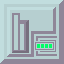
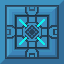
Two versions of the same layered image (64x64). Layer-by-layer changes:
removed layer "Layer 5" over [0, 0, 64, 64]
removed layer "Layer 2" over [0, 0, 64, 64]
added layer "Layer 7 copy 2" above "Layer 6" over [0, 0, 64, 64]
added layer "Layer 6" over [0, 0, 64, 64]
